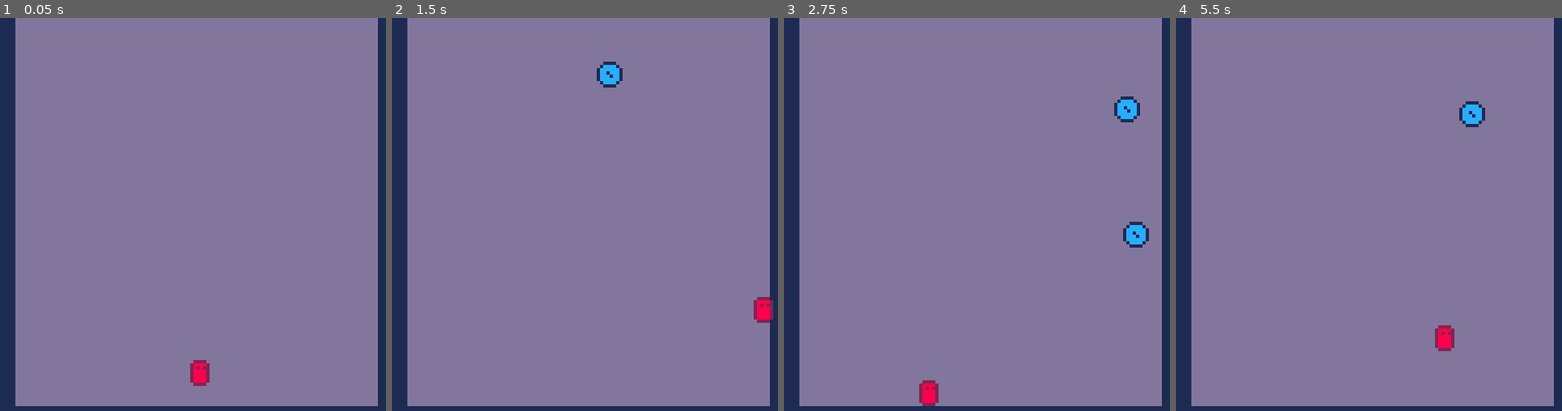
Above: before the commit, frames 1-4 (left to right).
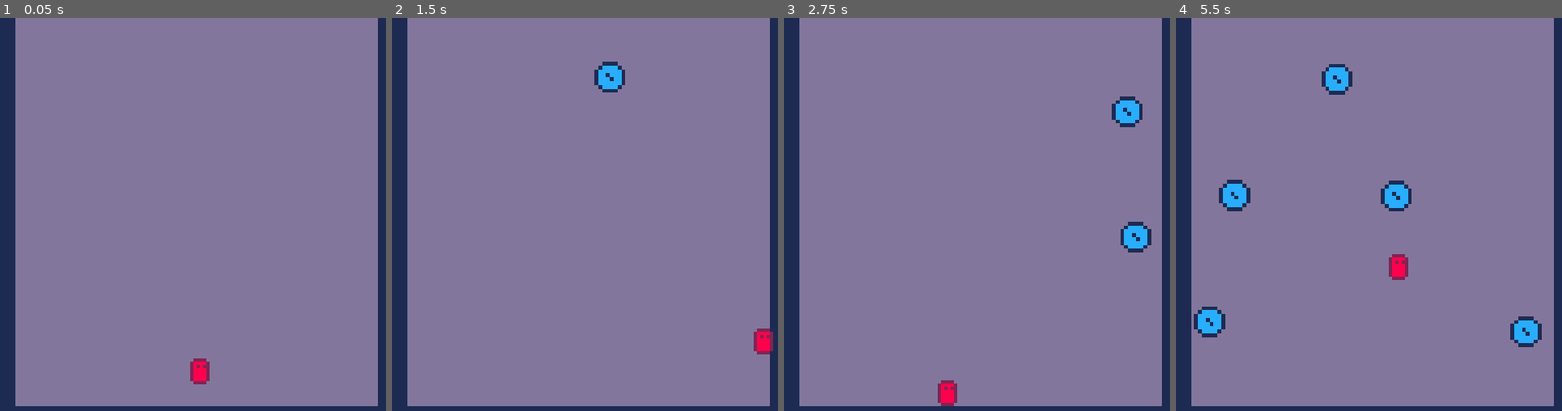
Above: after the commit, the same moments.

Repository: MaxenceCaronLasne/fallen-gods
Game: Godot game, scene res://game_scene.tscn
Two runs of this game, one before a commit and one after it. Both use one fixed random seed, a clock stepped at 60 frames per second and the inputs below.
Inputs:
- Up to frame 1 (0.05 s): no input
- Up to frame 2 (1.5 s): tap Enter at 0.5 s; hold Space (accept) 0.53-1.28 s; hold Right (right) from 0.53 s (still down); tap Space (accept) at 1.35 s
- Up to frame 3 (2.75 s): release Right (right) at 2.03 s; hold Left (left) from 2.03 s (still down); hold Space (accept) from 2.03 s (still down)
- Up to frame 4 (5.5 s): release Left (left) at 2.78 s; release Space (accept) at 2.78 s; hold Right (right) 2.78-4.28 s; tap Space (accept) at 2.85, 4.35 s; hold Space (accept) 3.53-4.28 s; hold Left (left) 4.28-5.03 s; hold Right (right) from 5.03 s (still down); hold Space (accept) from 5.03 s (still down)

The runs differ from the first frame. In frame 1, less than 0.1% of the frame differs, in the area x 49-55%, y 86-94%; in frame 2, 0.9%; in frame 3, 1.1%; in frame 4, 3.6%, in the area x 4-95%, y 11-85%.

Commit message:
add player components

Diff:
--- a/game_scene.tscn
+++ b/game_scene.tscn
@@ -1,9 +1,13 @@
-[gd_scene load_steps=5 format=3 uid="uid://b11fn3e44iy06"]
+[gd_scene load_steps=6 format=3 uid="uid://b11fn3e44iy06"]
 
 [ext_resource type="TileSet" uid="uid://cfdo6ul4bn4ck" path="res://tile_set.tres" id="1_bkoec"]
 [ext_resource type="Script" path="res://game_scene.gd" id="1_nhhsk"]
 [ext_resource type="PackedScene" uid="uid://bdlafp6fbnvn6" path="res://player.tscn" id="2_w52sr"]
 [ext_resource type="PackedScene" uid="uid://cit65nmayb275" path="res://saw_spawner.tscn" id="3_mrat1"]
+
+[sub_resource type="SegmentShape2D" id="SegmentShape2D_grfdt"]
+a = Vector2(6.99382e-07, 8)
+b = Vector2(-127, 8.00001)
 
 [node name="GameScene" type="Node2D"]
 script = ExtResource("1_nhhsk")
@@ -11,7 +15,7 @@
 [node name="TileMap" type="TileMap" parent="."]
 tile_set = ExtResource("1_bkoec")
 format = 2
-layer_0/tile_data = PackedInt32Array(0, 65536, 0, 65536, 655 …(3687 unchanged characters)… , 0, -65521, 65536, 0, -131057, 65536, 0)
+layer_0/tile_data = PackedInt32Array(0, 65536, 0, 65536, 655 …(3687 unchanged characters)… , 0, -65521, 65536, 0, -131057, 65536, 0, -131071, 65536, 0, -131070, 65536, 0, -131069, 65536, 0, -131068, 65536, 0, -131067, 65536, 0, -131066, 65536, 0, -131065, 65536, 0, -131064, 65536, 0, -131063, 65536, 0, -131062, 65536, 0, -131061, 65536, 0, -131060, 65536, 0, -131059, 65536, 0, -131058, 65536, 0)
 
 [node name="Player" parent="." instance=ExtResource("2_w52sr")]
 position = Vector2(65, 108)
@@ -19,4 +23,13 @@
 [node name="SawSpawner" parent="." instance=ExtResource("3_mrat1")]
 position = Vector2(8, -6)
 
+[node name="Boundary" type="StaticBody2D" parent="."]
+collision_mask = 0
+
+[node name="CollisionShape2D" type="CollisionShape2D" parent="Boundary"]
+position = Vector2(0, 9)
+rotation = 3.14159
+shape = SubResource("SegmentShape2D_grfdt")
+one_way_collision = true
+
 [connection signal="just_died" from="Player" to="." method="_on_player_just_died"]
--- /dev/null
+++ b/gravity_component.gd
@@ -0,0 +1,11 @@
+extends Node
+
+@export var _actor: CharacterBody2D
+
+var _gravity: float = ProjectSettings.get_setting("physics/2d/default_gravity")
+
+func _ready():
+	assert(_actor)
+
+func _physics_process(delta: float):
+	_actor.velocity.y += _gravity * delta
--- /dev/null
+++ b/jump_component.gd
@@ -0,0 +1,55 @@
+extends Node
+
+class Jump:
+	var total_impulse: float = 0.0
+	var nb_jump: int = 1
+
+@export var _actor: CharacterBody2D
+@export var _initial_impulse: float
+@export var _continuous_impulse: float
+@export var _max_impulse: float
+@export var _fall_added_gravity: float = 0.0
+@export var _max_nb_jumps: int
+
+var _current_jump: Jump = null
+
+func _jump(delta: float) -> void:
+	if _current_jump == null:
+		_current_jump = Jump.new()
+	else:
+		_current_jump.total_impulse = 0.0
+		_current_jump.nb_jump += 1
+
+	if _current_jump.nb_jump > _max_nb_jumps:
+		return
+
+	_actor.velocity.y = 0.0
+
+	_current_jump.total_impulse += _initial_impulse * delta
+	_actor.velocity.y -= _initial_impulse * delta
+
+func _continue_jump(delta: float) -> void:
+	if _current_jump == null:
+		return
+
+	if _current_jump.total_impulse + _continuous_impulse * delta < _max_impulse:
+		_current_jump.total_impulse += _continuous_impulse * delta
+		_actor.velocity.y -= _continuous_impulse * delta
+
+func _add_gravity(delta: float) -> void:
+	if _actor.velocity.y > 0:
+		_actor.velocity.y += _fall_added_gravity * delta
+
+func _ready():
+	assert(_actor)
+
+func _physics_process(delta: float) -> void:
+	if _actor.is_on_floor() and _current_jump != null:
+		_current_jump = null
+
+	if Input.is_action_just_pressed("accept"):
+		_jump(delta)
+	elif Input.is_action_pressed("accept"):
+		_continue_jump(delta)
+
+	_add_gravity(delta)
--- /dev/null
+++ b/move_component.gd
@@ -0,0 +1,13 @@
+extends Node
+
+@export var _actor: CharacterBody2D
+@export var _speed: float
+@export var _max_speed: float
+
+func _ready():
+	assert(_actor)
+
+func _process(delta: float):
+	var direction := Input.get_axis("left", "right")
+	_actor.velocity.x = move_toward(
+		_actor.velocity.x, direction * _max_speed, _speed * delta)
--- /dev/null
+++ b/on_floor_notifier.gd
@@ -0,0 +1,17 @@
+extends Node
+class_name OnFloorNotifier
+
+signal just_touched_floor
+
+@export var _actor: CharacterBody2D
+
+var _touched_floor_last_frame: bool = false
+
+func _ready():
+	assert(_actor)
+
+func _physics_process(_delta):
+	if _actor.is_on_floor() and not _touched_floor_last_frame:
+		just_touched_floor.emit()
+
+	_touched_floor_last_frame = _actor.is_on_floor()
--- a/player.gd
+++ b/player.gd
@@ -3,55 +3,21 @@
 signal just_touched_floor
 signal just_died
 
-@export var SPEED: float = 100.0
-@export var JUMP_VELOCITY: float = -250.0
-@export var MAX_DOUBLE_JUMPS: int = 20
-
 @onready var _hitbox := $HitBox as Area2D
-
-var _gravity: float = ProjectSettings.get_setting("physics/2d/default_gravity")
-
-var _nb_jumps: int = 0
-var _touched_floor_last_frame := false
+@onready var _on_floor_notifier := $OnFloorNotifier as OnFloorNotifier
 
 func _ready() -> void:
-	just_touched_floor.connect(_on_just_touched_floor)
 	_hitbox.body_entered.connect(_on_hit_box_body_entered)
+	_on_floor_notifier.just_touched_floor.connect(
+		_on_floor_notifier_just_touched_floor)
 
-func _jump() -> void:
-	if is_on_floor() or _nb_jumps > 0:
-		_nb_jumps -= 1
-		velocity.y = JUMP_VELOCITY
-
-func _physics_process_on_floor(_delta: float) -> void:
-	if not _touched_floor_last_frame:
-		just_touched_floor.emit()
-	_nb_jumps = MAX_DOUBLE_JUMPS
-	_touched_floor_last_frame = true
-
-func _physics_process_air(delta: float) -> void:
-	velocity.y += _gravity * delta
-	_touched_floor_last_frame = false
-
-func _physics_process(delta: float):
-	if is_on_floor():
-		_physics_process_on_floor(delta)
-	else:
-		_physics_process_air(delta)
-
-	if Input.is_action_just_pressed("accept"):
-		_jump()
-
-	var direction := Input.get_axis("left", "right")
-	velocity.x = move_toward(velocity.x, direction * SPEED, SPEED)
-
+func _physics_process(_delta: float):
 	move_and_slide()
-
-func _on_just_touched_floor() -> void:
-	get_tree().call_group("saws", "maybe_destroy")
-	print_debug("touched floor")
 
 func _on_hit_box_body_entered(_body):
 	just_died.emit()
 	queue_free()
-	print_debug("touched!")
+
+func _on_floor_notifier_just_touched_floor():
+	get_tree().call_group("saws", "maybe_destroy")
+	just_touched_floor.emit()
--- a/player.tscn
+++ b/player.tscn
@@ -1,7 +1,11 @@
-[gd_scene load_steps=5 format=3 uid="uid://bdlafp6fbnvn6"]
+[gd_scene load_steps=9 format=3 uid="uid://bdlafp6fbnvn6"]
 
 [ext_resource type="Texture2D" uid="uid://lidrjc7f8inu" path="res://assets/player.png" id="1_sh734"]
 [ext_resource type="Script" path="res://player.gd" id="1_sjyse"]
+[ext_resource type="Script" path="res://jump_component.gd" id="2_jluf1"]
+[ext_resource type="Script" path="res://gravity_component.gd" id="2_k8g4i"]
+[ext_resource type="Script" path="res://move_component.gd" id="3_mwi1w"]
+[ext_resource type="Script" path="res://on_floor_notifier.gd" id="4_a2idf"]
 
 [sub_resource type="RectangleShape2D" id="RectangleShape2D_ry6et"]
 size = Vector2(4, 1)
@@ -13,6 +17,29 @@
 [node name="Player" type="CharacterBody2D"]
 collision_layer = 2
 script = ExtResource("1_sjyse")
+
+[node name="GravityComponent" type="Node" parent="." node_paths=PackedStringArray("_actor")]
+script = ExtResource("2_k8g4i")
+_actor = NodePath("..")
+
+[node name="MoveComponent" type="Node" parent="." node_paths=PackedStringArray("_actor")]
+script = ExtResource("3_mwi1w")
+_actor = NodePath("..")
+_speed = 1000.0
+_max_speed = 100.0
+
+[node name="JumpComponent" type="Node" parent="." node_paths=PackedStringArray("_actor")]
+script = ExtResource("2_jluf1")
+_actor = NodePath("..")
+_initial_impulse = 8000.0
+_continuous_impulse = 1500.0
+_max_impulse = 350.0
+_fall_added_gravity = 500.0
+_max_nb_jumps = 3
+
+[node name="OnFloorNotifier" type="Node" parent="." node_paths=PackedStringArray("_actor")]
+script = ExtResource("4_a2idf")
+_actor = NodePath("..")
 
 [node name="Sprite2D" type="Sprite2D" parent="."]
 texture = ExtResource("1_sh734")
--- a/saw.tscn
+++ b/saw.tscn
@@ -14,6 +14,7 @@
 script = ExtResource("1_w563r")
 
 [node name="Sprite2D" type="Sprite2D" parent="."]
+scale = Vector2(1.2, 1.2)
 texture = ExtResource("1_fj56y")
 
 [node name="CollisionShape2D" type="CollisionShape2D" parent="."]
--- a/saw_spawner.gd
+++ b/saw_spawner.gd
@@ -7,6 +7,8 @@
 @onready var _timer := $Timer as Timer
 
 func spawn() -> void:
+	if not Toggles.spawn_saws:
+		return
 	var saw := SAW_PRELOAD.instantiate() as Saw
 	saw.position = Vector2(
 		randf_range(0, _collision_shape.shape.get_rect().size.x - 1),
--- a/tile_set.tres
+++ b/tile_set.tres
@@ -12,6 +12,9 @@
 1:0/0/physics_layer_0/linear_velocity = Vector2(0, 0)
 1:0/0/physics_layer_0/angular_velocity = 0.0
 1:0/0/physics_layer_0/polygon_0/points = PackedVector2Array(-4, -4, 4, -4, 4, 4, -4, 4)
+0:1/0 = 0
+0:1/0/physics_layer_0/linear_velocity = Vector2(0, 0)
+0:1/0/physics_layer_0/angular_velocity = 0.0
 
 [resource]
 tile_size = Vector2i(8, 8)
--- a/toggles.gd
+++ b/toggles.gd
@@ -1,3 +1,4 @@
 extends Node
 
-const saw_stops_when_hovered: bool = true
+const saw_stops_when_hovered: bool = false
+const spawn_saws: bool = true
